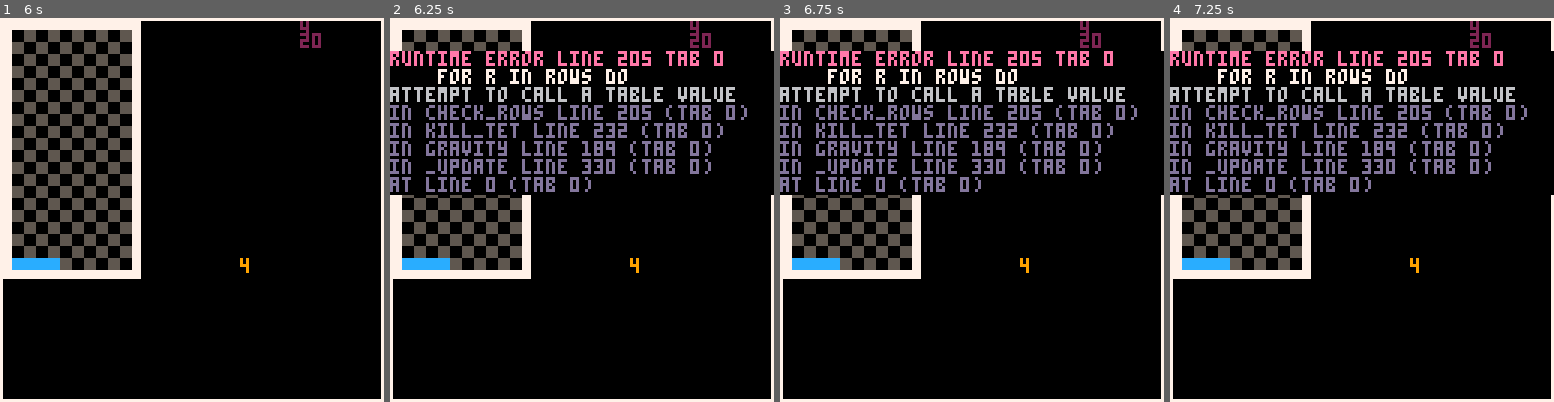
Above: before the commit, frames 1-4 (left to right).
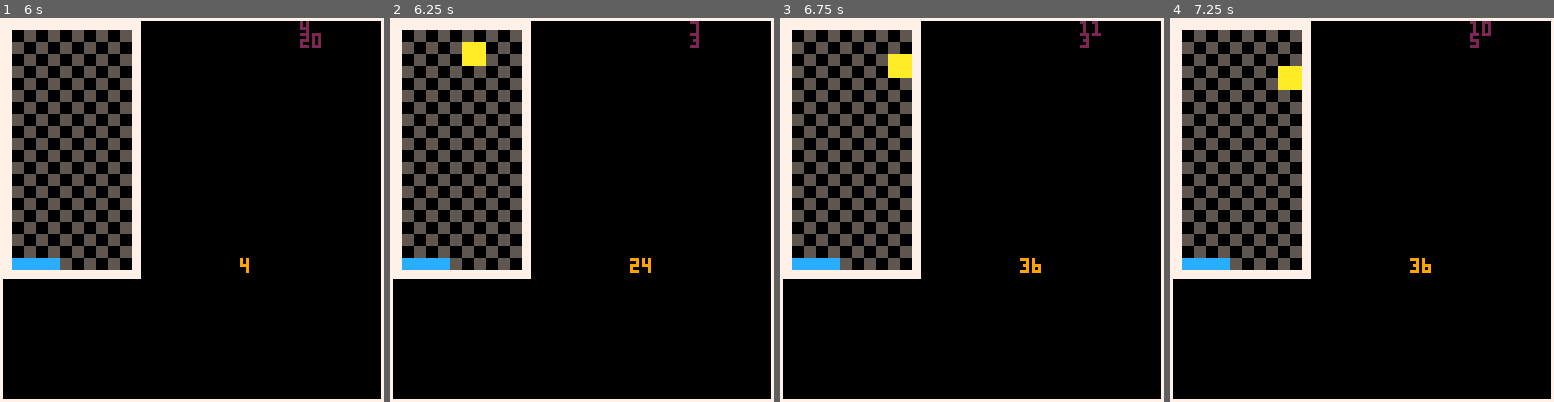
Above: after the commit, the same moments.

Repository: ayanamee/bistro8
Game: PICO-8 cartridge tetris/tetris.p8
The game is run twice, just before and just after one commit, with the same random seed, the same clock (stepped at 60 frames per second) and the same inputs.
Inputs:
- Up to frame 1 (6 s): tap X (X key) at 0.33, 1.07, 1.85, 2.97, 4.08, 5.2 s; tap O (Z key) at 0.7, 1.7, 2.1, 2.5, 2.9, 3.3, 3.7, 4.1, 4.5, 4.9, 5.3, 5.7 s; hold Right 1.6-2.1 s; hold Up 2.15-2.42 s; hold Right 2.47-3.03 s; hold Left 3.08-3.58 s; hold Down 3.63-3.97 s; hold Right 4.02-4.68 s; hold Up 4.73-5.03 s; hold Left 5.08-5.68 s; hold Down from 5.73 s (still down)
- Up to frame 2 (6.25 s): release Down at 6.03 s; hold Right from 6.08 s (still down); tap O (Z key) at 6.1 s
- Up to frame 3 (6.75 s): tap X (X key) at 6.32 s; tap O (Z key) at 6.5 s; release Right at 6.58 s; hold Right from 6.63 s (still down)
- Up to frame 4 (7.25 s): tap O (Z key) at 6.9 s; release Right at 7.13 s; hold Up from 7.18 s (still down)

Frame 1 is identical in both runs. In frame 2, 16% of the frame differs, in the area x 0-100%, y 0-67%; in frame 3, 15%; in frame 4, 15%.
Error before the commit: runtime error line 205 tab 0; for r in rows do; attempt to call a table value

Commit message:
[Tetris] Clearing multiple rows
Clearing multiple rows now works as intended I hope. I'm only testing with O's and I's so far as it is way simpler. Corner cases were not tested yet. I've also added a debugging Log function that outputs the text to a file

Diff:
--- a/tetris/tetrislib.lua
+++ b/tetris/tetrislib.lua
@@ -28,6 +28,9 @@
 Tetromino = {sprite = 0, shape={}, x=x0, y=y0, idx=1, idy=1, name='', flipx=false, flipy=false, alive=1, color=0}
 Tetromino.__index = Tetromino
 
+function log(text, ow)
+    printh(text, "log", ow)
+end
 
 function init_board()
     for i=1, 20 do
@@ -197,12 +200,14 @@
 end
 
 function check_rows(rows)
+
     local aux = 0
 
     rows_to_clear = {}
     n=0
 
-    for r in rows do
+    for i,r in pairs(rows) do
+        log(r,false)
         for c=1, 10 do
             if board[r][c].full == 1 then
                 aux+=1
@@ -212,10 +217,21 @@
             add(rows_to_clear,r)
             n+=1
         end
-    end
+        aux=0
+    end
+
     if n>0 then
         clear_rows(rows_to_clear,n)
     end
+end
+
+function contains(table,value)
+    for _,v in pairs(table) do
+        if(v==value) then
+            return true
+        end
+    end
+    return false
 end
 
 function Tetromino:kill_tet()
@@ -227,7 +243,7 @@
         local b = self.shape[i][1] + self.idy - 1
         board[b][a].full = 1
         board[b][a].color = self.color
-        add(rows,b)
+        if not contains(rows,b) then add(rows,b) end
     end
     check_rows(rows)
 end
@@ -283,10 +299,18 @@
 
 function clear_rows(rows, n) -- é preciso modificar esta funçao para dar clear das ultimas N linhas
     last_row = rows[1]
-    for r=last_row,1,-1 do
+    log("last row is "..last_row.."", false)
+    log("n is "..n.."", false)
+    for r=last_row,n+1,-1 do
         for j=1, 10 do
             board[r][j].full = board[r-n][j].full
             board[r][j].color= board[r-n][j].color
+        end
+    end
+    for rn=n, 1,-1 do
+        for j=1, 10 do
+            board[rn][j].full = 0
+            board[rn][j].color= 0
         end
     end
 end
Not shown, added: tetris/log.p8l
